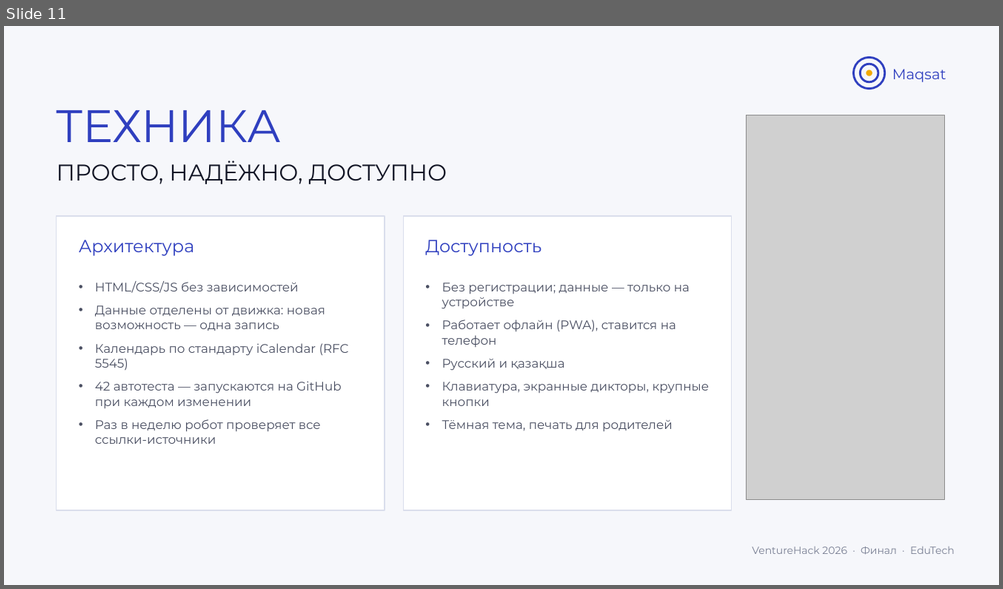
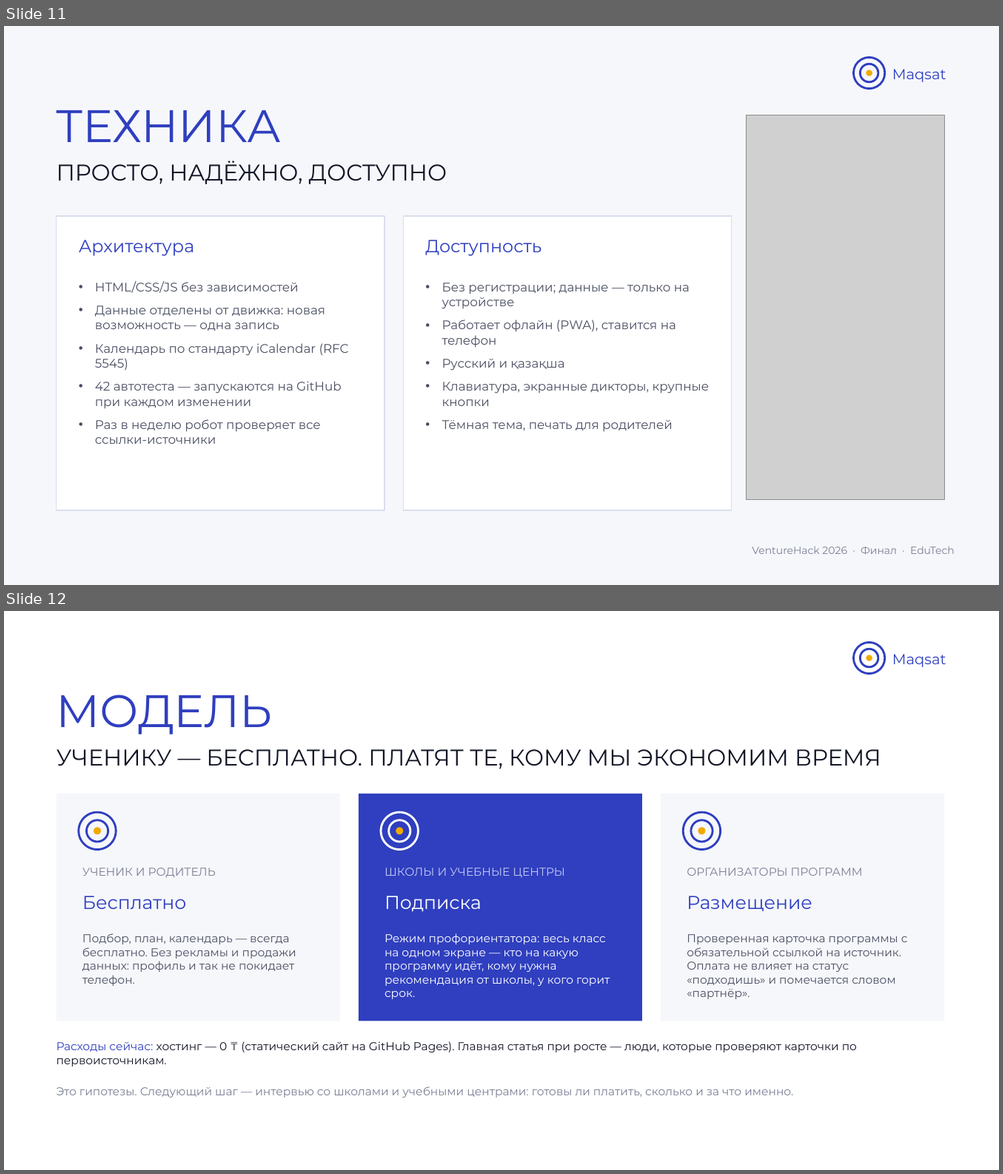
Before and after one commit to sas1k00/hackatonishe, a slide deck: docs/Maqsat_VentureHack2026_Final.pptx. Shown one above the other, each under a label of ours: slide 11 before the commit, slides 11 and 12 after it. The pictures are 1003x589 and 1003x1174 pixels, drawn with LibreOffice and Linux fonts; fonts in the diff are those of the drawing; grey boxes stand for pictures. Boxes give left, top, right and bottom in pixels: in the first picture for what was removed or moved away, otherwise in the second. Text is boxed around its words. In the diff, an @@ line names an element or a change of style, - is before the commit and + after.

```diff
--- a/docs/Maqsat_VentureHack2026_Final.pptx
+++ b/docs/Maqsat_VentureHack2026_Final.pptx
@@ slide 12 added at [4,611,999,1170], background #FFFFFF @@
@@ ellipse added at [853,642,885,674], outline #2F3FBF 2 pt @@
@@ ellipse added at [859,649,878,667], outline #2F3FBF 2 pt @@
@@ ellipse added at [866,655,872,661], fill #F2A900 @@
@@ text added at [892,654,946,667], 14 pt, text #2F3FBF @@
+Maqsat
@@ text added at [57,695,273,735], 44 pt, text #2F3FBF @@
+МОДЕЛЬ
@@ text added at [57,749,881,769], 22 pt, text #111424 @@
+УЧЕНИКУ — БЕСПЛАТНО. ПЛАТЯТ ТЕ, КОМУ МЫ ЭКОНОМИМ ВРЕМЯ
@@ rectangle added at [57,794,340,1022], fill #F6F7FB @@
@@ rectangle added at [358,794,642,1022], fill #2F3FBF @@
@@ rectangle added at [660,794,944,1022], fill #F6F7FB @@
@@ ellipse added at [79,812,116,850], outline #2F3FBF 2 pt @@
@@ ellipse added at [86,820,108,843], outline #2F3FBF 2 pt @@
@@ ellipse added at [94,827,101,834], fill #F2A900 @@
@@ ellipse added at [381,812,418,850], outline #FFFFFF 2 pt @@
@@ ellipse added at [389,820,410,843], outline #FFFFFF 2 pt @@
@@ ellipse added at [395,827,403,834], fill #F2A900 @@
@@ ellipse added at [683,812,720,850], outline #2F3FBF 2 pt @@
@@ ellipse added at [691,820,713,843], outline #2F3FBF 2 pt @@
@@ ellipse added at [698,827,706,834], fill #F2A900 @@
@@ text added at [82,868,216,878], 11 pt, text #7A8094 @@
+УЧЕНИК И РОДИТЕЛЬ
@@ text added at [384,868,565,877], 11 pt, text #C3C9F4 @@
+ШКОЛЫ И УЧЕБНЫЕ ЦЕНТРЫ
@@ text added at [686,868,862,876], 11 pt, text #7A8094 @@
+ОРГАНИЗАТОРЫ ПРОГРАММ
@@ text added at [82,896,187,909], 18 pt, text #2F3FBF @@
+Бесплатно
@@ text added at [384,896,481,912], 18 pt, text #FFFFFF @@
+Подписка
@@ text added at [686,896,812,911], 18 pt, text #2F3FBF @@
+Размещение
@@ text added at [82,934,296,986], 11 pt, text #4A4F62 @@
+Подбор, план, календарь — всегда бесплатно. Без рекламы и продажи данных: профиль и так не покидает телефон.
@@ text added at [384,934,609,999], 11 pt, text #FFFFFF @@
+Режим профориентатора: весь класс на одном экране — кто на какую программу идёт, кому нужна рекомендация от школы, у кого горит срок.
@@ text added at [686,934,908,999], 11 pt, text #4A4F62 @@
+Проверенная карточка программы с обязательной ссылкой на источник. Оплата не влияет на статус «подходишь» и помечается словом «партнёр».
@@ text added at [57,1042,856,1067], 11 pt, text #111424 @@
+Расходы сейчас: хостинг — 0 ₸ (статический сайт на GitHub Pages). Главная статья при росте — люди, которые проверяют карточки по первоисточникам.
@@ text added at [57,1087,793,1098], 11 pt, text #7A8094 @@
+Это гипотезы. Следующий шаг — интервью со школами и учебными центрами: готовы ли платить, сколько и за что именно.
```
Also in this commit, not shown: 1 slide changed, 4 other files.
